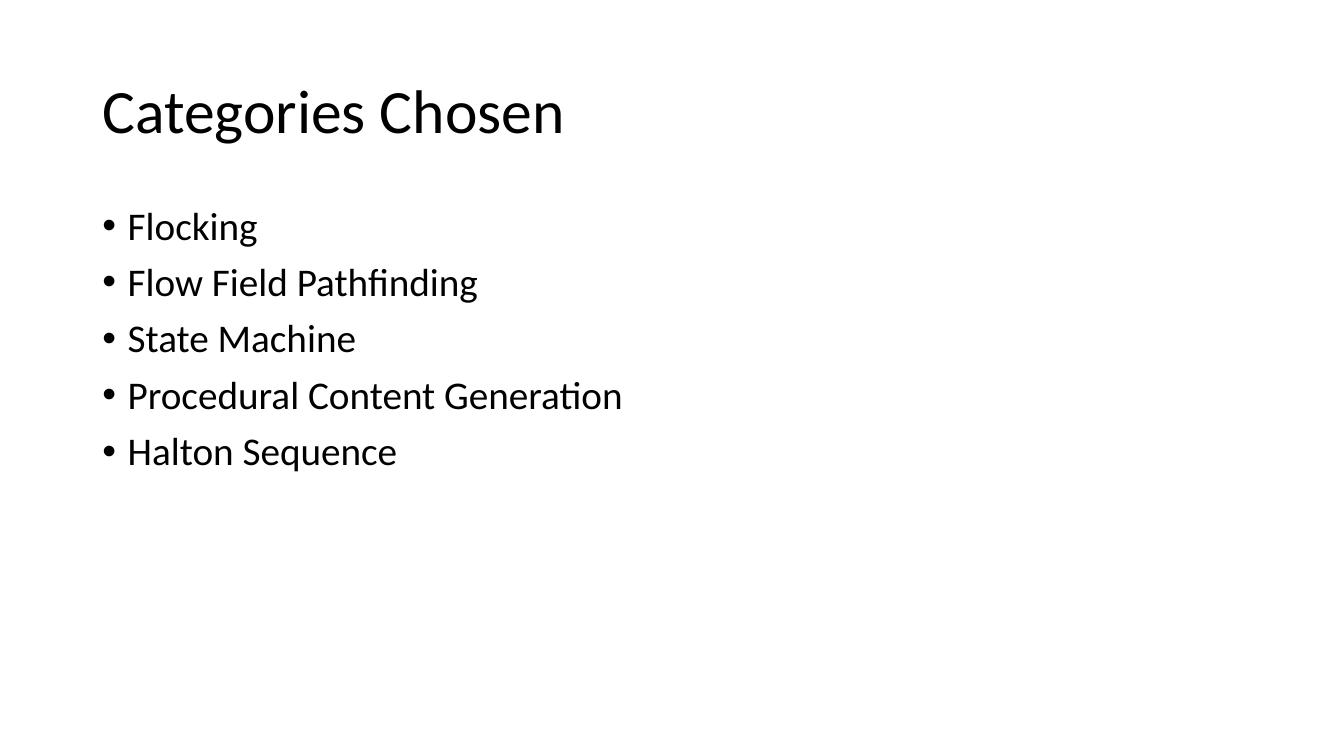
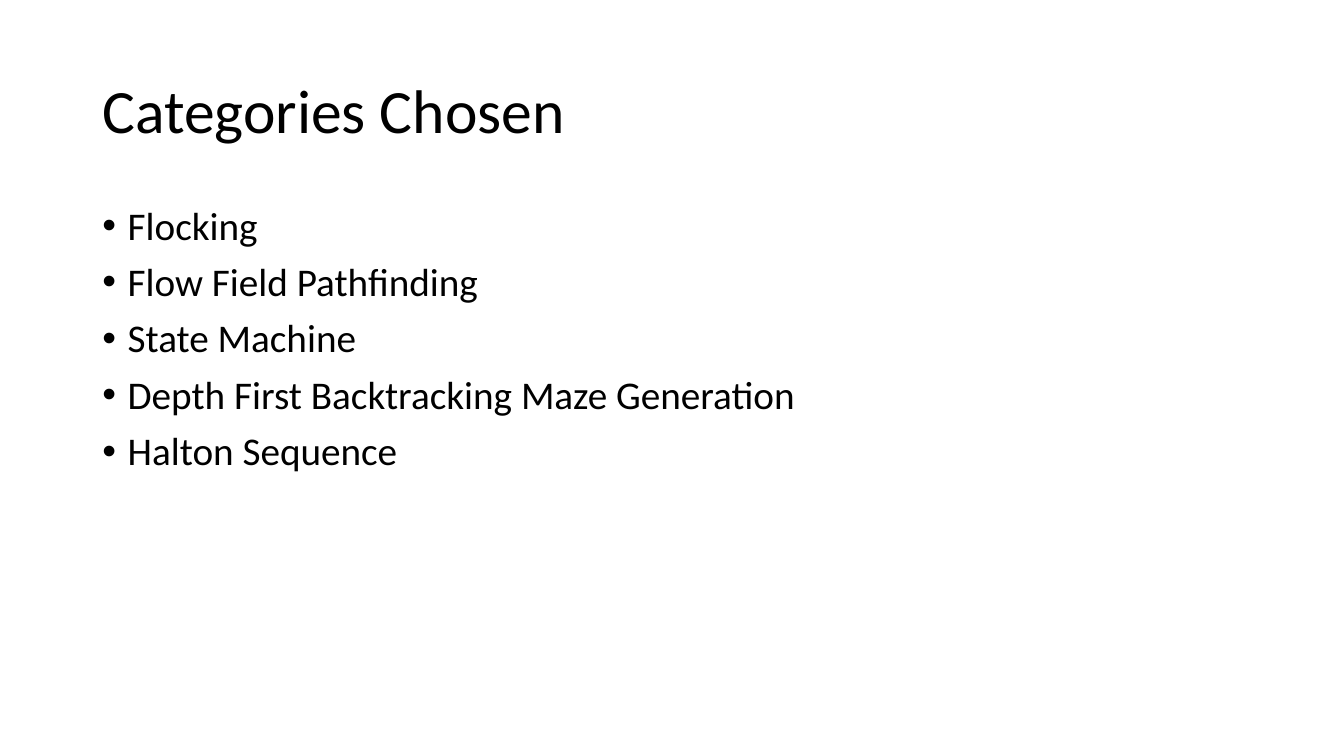
Before and after one commit to Ridwan778/Honey-Hoarder, a slide deck: slide 2 of Presentation.pptx. Drawn at 1344x756 pixels with LibreOffice and Linux fonts; fonts in the diff are those of the drawing. Boxes give left, top, right and bottom in pixels: in the first picture for what was removed or moved away, otherwise in the second. Text is boxed around its words. In the diff, an @@ line names an element or a change of style, - is before the commit and + after.

```diff
--- a/Presentation.pptx
+++ b/Presentation.pptx
@@ text at [128,381,795,416]: text changed @@
-• Procedural Content Generation
+• Depth First Backtracking Maze Generation
```
Also in this commit, not shown: 1 other file.
